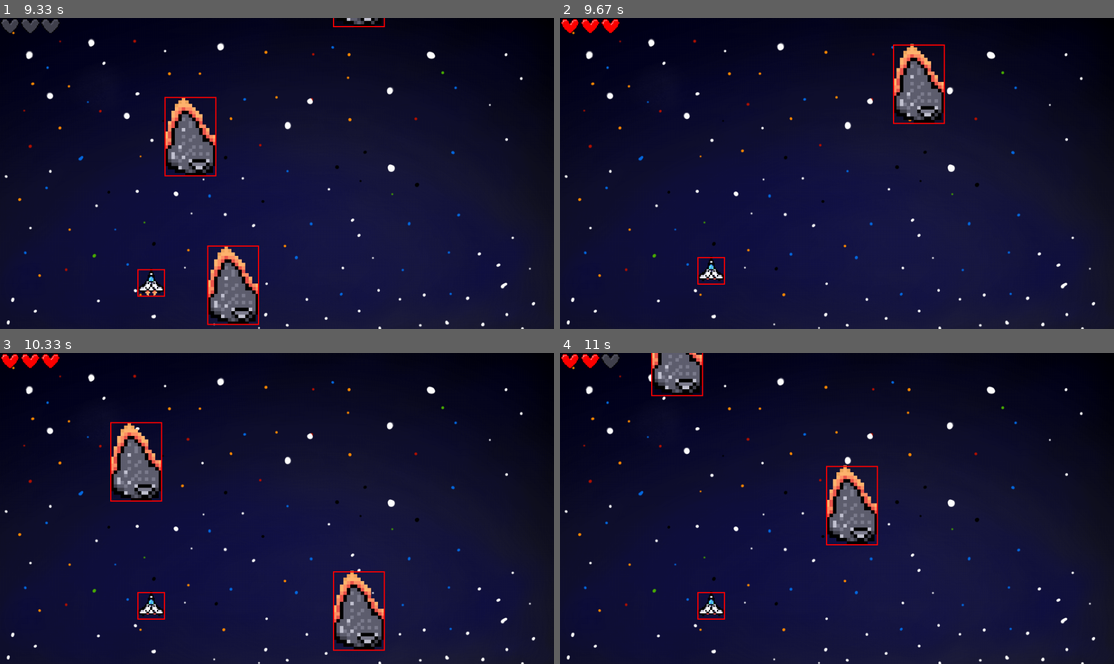
Above: before the commit, frames 1-4 (two rows, left to right).
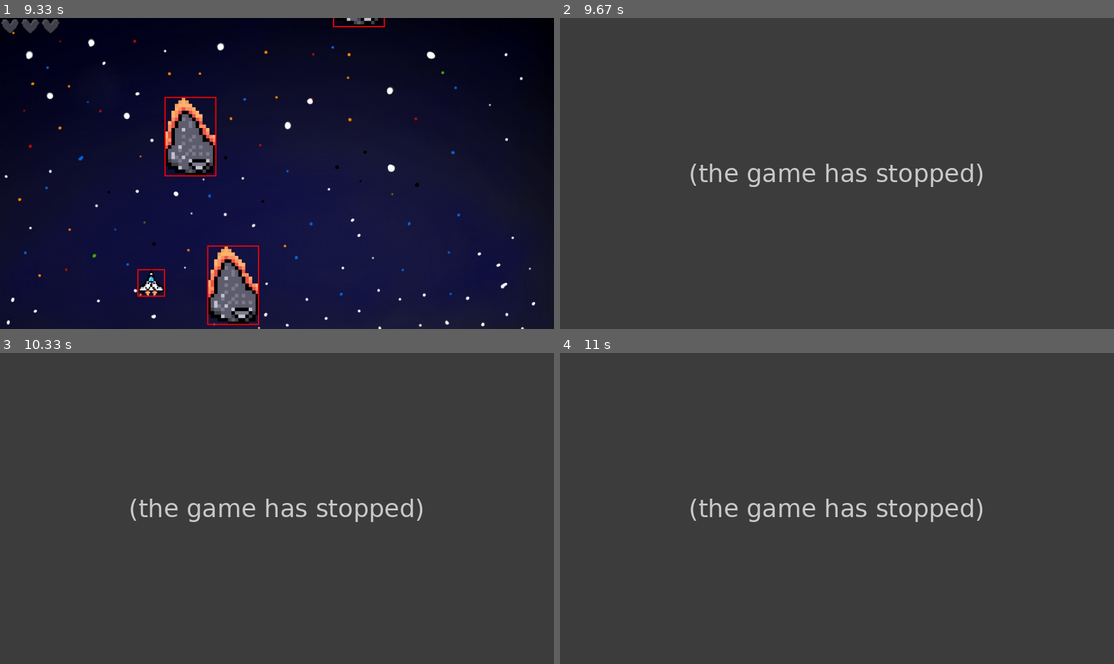
Above: after the commit, the same moments.

Repository: ITE-Ensenada/objetos
Game: pygame game, started from Osvaldo/space_invaders/main.py
Same seed, same stepped clock (60 frames per second), same inputs: the game is played once before the commit and once after it.
Inputs:
- Up to frame 1 (9.33 s): hold A 0.33-0.87 s; hold S 0.9-1.2 s; hold A 1.23-1.63 s; hold W 1.67-2.03 s; hold D 2.07-2.7 s; tap Space at 2.73 s; hold S 3.07-3.43 s; hold A 3.47-3.93 s; hold D 3.97-4.43 s; hold W 4.47-4.77 s; hold D 4.8-5.27 s; hold A 5.3-5.83 s; hold S 5.87-6.17 s; hold A 6.2-6.6 s; hold W 6.63-7 s; hold S 7.7-8.07 s; hold A 8.1-8.57 s; hold D 8.6-9.07 s; hold W from 9.1 s (still down)
- Up to frame 2 (9.67 s): release W at 9.4 s
- Up to frame 3 (10.33 s): no input
- Up to frame 4 (11 s): no input

Frame 1 is identical in both runs. In frame 2, 100% of the frame differs, in the area x 0-100%, y 0-100%; in frame 3, 100%; in frame 4, 100%.
After the commit the program exited at 9.62 s; later frames show no game.

Commit message:
Bug arreglado

Diff:
--- a/Osvaldo/space_invaders/main.py
+++ b/Osvaldo/space_invaders/main.py
@@ -58,7 +58,7 @@
         self.delta_time = self.clock.tick(FPS) # Actualizar tiempo
 
     def run(self):
-        '''Bucle principal delA juego'''
+        '''Bucle principal del juego'''
 
         while True: # Bucle principal
             self.events() # Actualizar eventos
@@ -66,6 +66,8 @@
 
     def events(self):
         '''Actualizar eventos'''
+        if self.player.life <= 0: # Si el jugador se queda sin vida
+            self.close_game() # Cerrar juego
 
         for self.event in pygame.event.get(): # Recorrer todos los eventos
             self.game_over() # Actualizar eventos de salida
@@ -82,8 +84,6 @@
 
     def game_over(self):
         '''Actualizar eventos de salida'''
-        if self.player.life <= 0: # Si el jugador se queda sin vida
-            self.close_game() # Cerrar juego
 
         if (self.event.type == QUIT
             or (self.event.type == KEYDOWN
